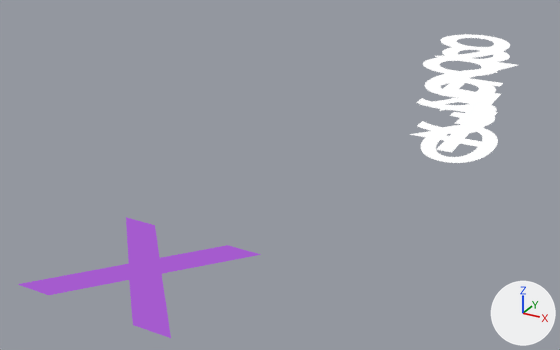
A saved change to the Blender file src/numbers_combo.blend.
Both versions are drawn from a camera (50 mm lens) standing at (1.212, -1.511, 1.782) and looking at (-0.362, 1.351, 0.351). The lights are fixed; the arrows at lower right show +X, +Y and +Z. Text is drawn in Blender's own font.

Objects in the first picture: 'Text.078', 'Text.080', 'Text.081', 'Text.082', 'Text.083', 'Text.084', 'Text.085', 'Text.086', 'Text.087', 'Text.089'.
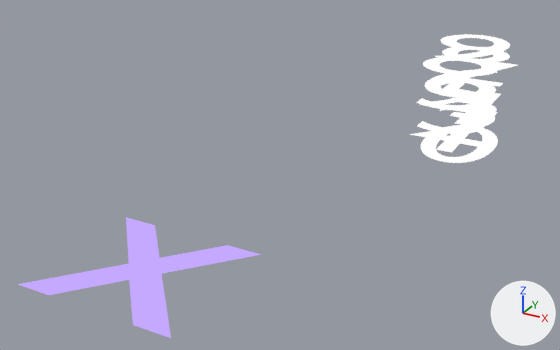
Location of each change, (x1, y1, x2, y2) in pixels of the pictures (560 x 350 px):
'Text.078', recoloured: (18, 217, 261, 338) in both

The change, as a diff of the scene's bpy script:
```diff
--- a/src/numbers_combo.blend.py
+++ b/src/numbers_combo.blend.py
@@ mat_sliderborderpurple_ish @@
 mat_sliderborderpurple_ish = emission_material('sliderborderpurple-ish')
-mat_sliderborderpurple_ish.base_color = (0.376, 0.105, 0.617)  # purple #a55bce
+mat_sliderborderpurple_ish.base_color = (0.558, 0.392, 1.0)  # purple #c5a8ff
```
